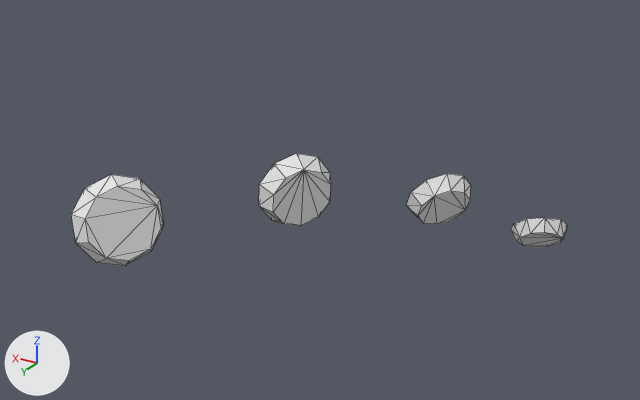
Before and after pictures for a commit that changed the OBJ model assets/cue/pieces/kraken/Tentacle3_2_Sucker.obj.
The view is the same before and after, from a 50 mm lens placed at (-0.281, 0.528, 0.274), pointed at (0.03, 0.01, 0.016). Every picture has the same lights, and +X, +Y and +Z are marked at lower left. The first picture is the older version. Mesh edges are drawn as thin lines. Where no turn or scale is listed for an object, it has been applied to the vertices.

The first picture shows 'Tentacle3_2_Sucker'.
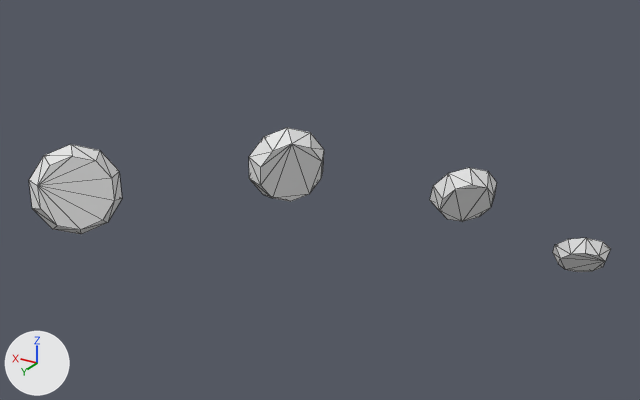
Boxes [x1, y1, x2, y2] around the edits, measured in the pictures (640 x 400 px; the box of a moved part takes in the faces that stretch with it):
```json
{"object": "Tentacle3_2_Sucker", "change": "reshaped", "before": [71, 153, 568, 266], "after": [29, 128, 611, 272], "on screen": "17% wider, 27% taller"}
{"part": 1, "of": "me_tentacle3_2_sucker", "change": "moved or reshaped", "before": [71, 174, 164, 266], "after": [29, 144, 122, 234]}
{"part": 2, "of": "me_tentacle3_2_sucker", "change": "moved or reshaped", "before": [259, 153, 331, 226], "after": [249, 128, 324, 201]}
{"part": 3, "of": "me_tentacle3_2_sucker", "change": "moved or reshaped", "before": [406, 174, 471, 224], "after": [430, 168, 497, 221]}
{"part": 4, "of": "me_tentacle3_2_sucker", "change": "moved or reshaped", "before": [511, 217, 568, 247], "after": [553, 238, 611, 272]}
```

The change, as JSON lines over the scene's bpy script:
```json
{"block": "me_tentacle3_2_sucker", "where": "# used by ob_tentacle3_2_sucker; location = (0.0, 0.0, 0.0)"}
{"op": "remove", "block": "me_tentacle3_2_sucker", "code": "me_tentacle3_2_sucker.from_pydata(...)  # 80 vertices, 144 faces; spans x -0.108..0.108, y -0.183..0.183, z -0.07..0.07"}
{"op": "add", "block": "me_tentacle3_2_sucker", "code": "me_tentacle3_2_sucker.from_pydata(...)  # 80 vertices, 144 faces; spans x -0.146..0.146, y -0.183..0.183, z -0.084..0.084"}
{"block": "me_tentacle3_2_sucker", "change": "me_tentacle3_2_sucker part 1: the loose piece of 20 vertices spanning x 0.066..0.108, y 0.131..0.183, z 0.013..0.07 is multiplied about its middle by the matrix ((0.985, 0.17, -0.022), (-0.17, 0.985, 0.02), (0.025, -0.016, 1.0)), then moved by (0.035, 0.001, 0.014)"}
{"block": "me_tentacle3_2_sucker", "change": "me_tentacle3_2_sucker part 2: the loose piece of 20 vertices spanning x 0.003..0.043, y 0.026..0.074, z 0.012..0.067 is multiplied about its middle by the matrix ((0.987, 0.159, 0.013), (-0.159, 0.987, -0.012), (-0.014, 0.01, 1.0)), then moved by (0.007, 0.0, 0.017)"}
{"block": "me_tentacle3_2_sucker", "change": "me_tentacle3_2_sucker part 3: the loose piece of 20 vertices spanning x -0.059..-0.016, y -0.078..-0.033, z -0.015..0.032 is multiplied about its middle by the matrix ((0.988, 0.15, 0.041), (-0.148, 0.988, -0.051), (-0.048, 0.044, 0.998)), then moved by (-0.019, -0.001, 0.007)"}
{"block": "me_tentacle3_2_sucker", "change": "me_tentacle3_2_sucker part 4: the loose piece of 20 vertices spanning x -0.108..-0.063, y -0.183..-0.142, z -0.07..-0.031 is multiplied about its middle by the matrix ((0.993, 0.108, 0.042), (-0.103, 0.989, -0.102), (-0.053, 0.097, 0.994)), then moved by (-0.037, -0.002, -0.013)"}
```
